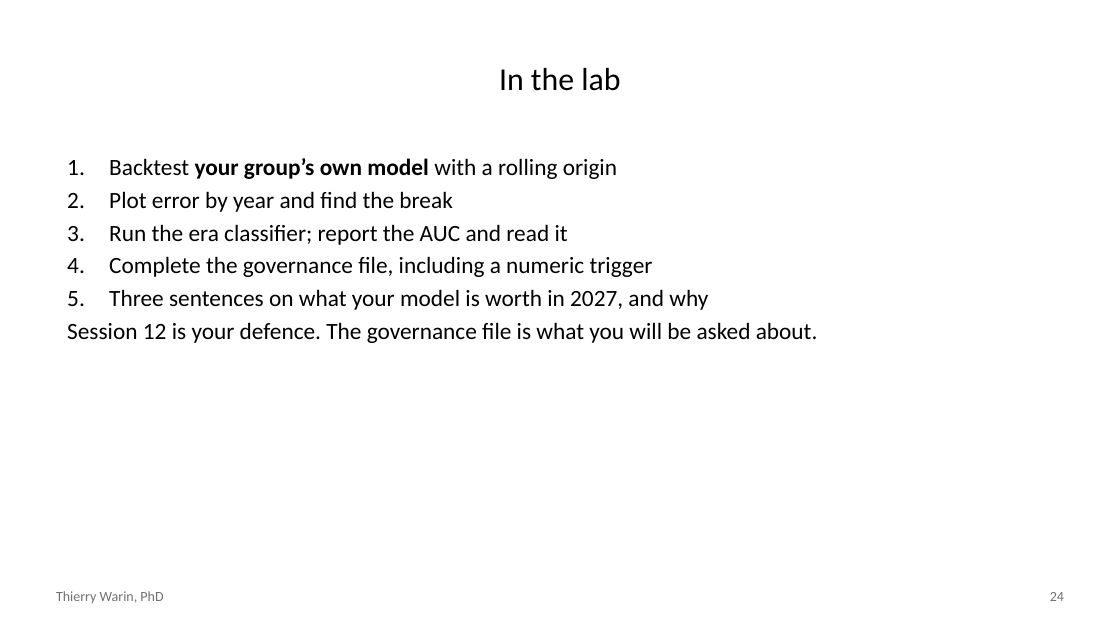
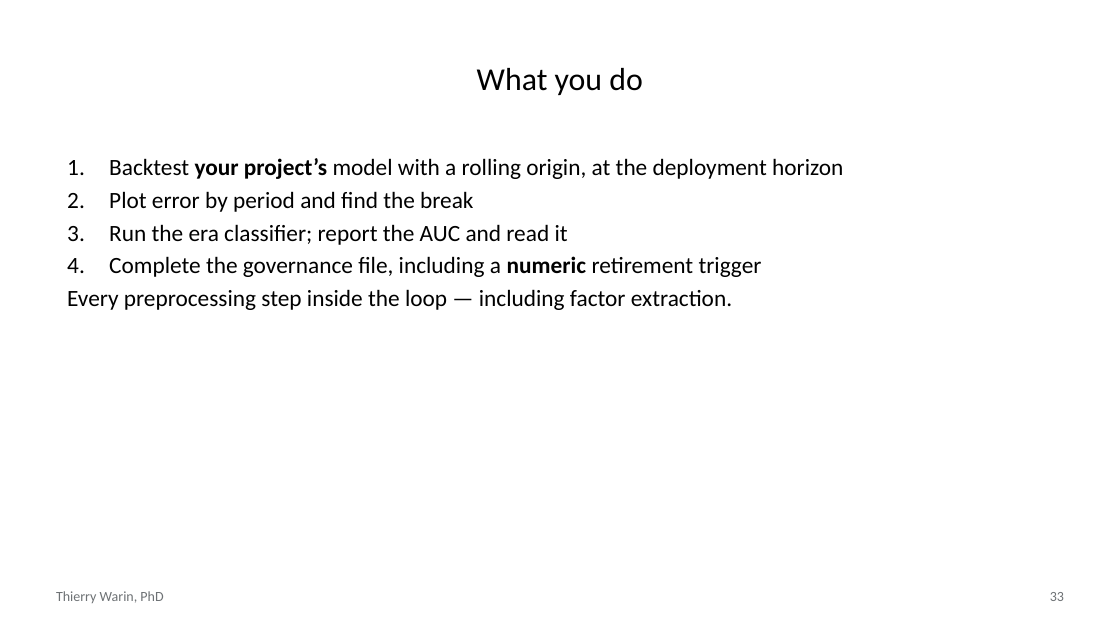
Before and after one commit to warint/quantitative-methods, a slide deck: slide 33 of 11-forecasting-drift-and-governance/slides.pptx (slide 24 before the commit). Drawn at 1120x630 pixels with LibreOffice and Linux fonts; fonts in the diff are those of the drawing. Boxes give left, top, right and bottom in pixels: in the first picture for what was removed or moved away, otherwise in the second. Text is boxed around its words. In the diff, an @@ line names an element or a change of style, - is before the commit and + after.

```diff
--- a/11-forecasting-drift-and-governance/slides.pptx
+++ b/11-forecasting-drift-and-governance/slides.pptx
@@ title at [477, 68, 643, 95]: text changed @@
-In the lab
+What you do
@@ text at [109, 158, 843, 212]: text changed @@
-1. Backtest your group’s own model with a rolling origin
-2. Plot error by year and find the break
+1. Backtest your project’s model with a rolling origin, at the deployment horizon
+2. Plot error by period and find the break
@@ text at [67, 256, 762, 310]: text changed @@
-4. Complete the governance file, including a numeric trigger
-5. Three sentences on what your model is worth in 2027, and why
-Session 12 is your defence. The governance file is what you will be asked about.
+4. Complete the governance file, including a numeric retirement trigger
+Every preprocessing step inside the loop — including factor extraction.
@@ page number at [1050, 592, 1064, 601]: text changed @@
-24
+33
```
Also in this commit, not shown: 8 other slides changed, 25 slides added, 15 slides removed, 13 other files.
